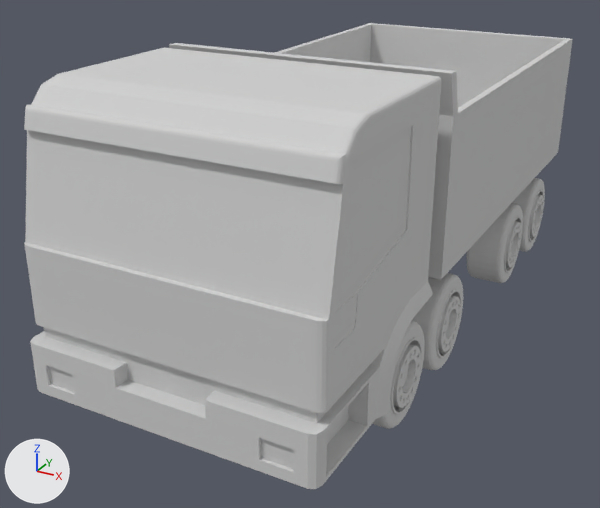
The Blender file blender/truck.blend: old version first, new version second.
The view is the same before and after, from a 50 mm camera at (2.31, -4.92, 2.53) aimed at (-0.23, -0.3, 0.23). Arrows for +X, +Y and +Z are at lower left; the lights stay in place.

The first picture shows 'frame:body', 'frame:body.001', 'nWheel:backLeft', 'nWheel:backLeft.001', 'sWheel:frontLeft', 'sWheel:frontLeft.001'.
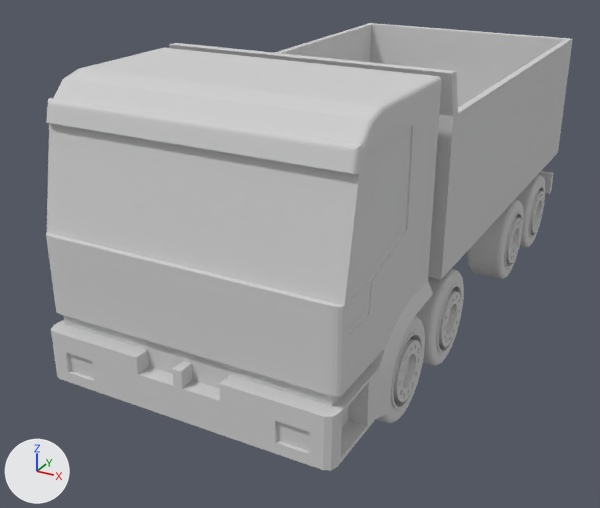
Boxes (x1, y1, x2, y2) around the edits, measured in the pictures (600 x 508 px):
'frame:body', reshaped
    before: (24, 48, 441, 489)
    after: (46, 48, 554, 471)
'sWheel:frontLeft.001', moved
    before: (412, 273, 463, 370)
    after: (415, 269, 464, 365)
'nWheel:backLeft', moved
    before: (467, 203, 523, 283)
    after: (467, 199, 523, 279)
'sWheel:frontLeft', moved
    before: (372, 321, 425, 429)
    after: (375, 316, 425, 423)
'nWheel:backLeft.001', moved
    before: (512, 178, 545, 251)
    after: (516, 174, 545, 247)

Patch to the scene script:
```diff
--- a/blender/truck.blend.py
+++ b/blender/truck.blend.py
@@ me_frame_body @@
 # used by ob_frame_body; location = (0.0, 0.0, 0.0); rotation_euler = (1.571, 0.0, 0.0), in degrees (90, 0, 0); scale = (0.891, 1.0, 1.0)
-me_frame_body.from_pydata(...)  # 333 vertices, 252 faces, 1 loose edge; spans x -1.04..1.05, y -0.02..1.66, z -2.03..2.18
+me_frame_body.from_pydata(...)  # 352 vertices, 274 faces, 1 loose edge; spans x -1.04..1.05, y -0.09..1.66, z -2.25..2.02
+# me_frame_body part 1
+# 12 vertices are removed from x -1.0..1.0, y -0.02..1.26, z -2.03..2.18
+# 15 faces are deleted
+# 84 vertices in x -1.0..1.0, y -0.02..1.65, z 1.73..2.18 move by (0.0, 0.0, -0.16)
+# 68 vertices in x -1.0..1.0, y -0.02..1.66, z 1.73..2.16 move by (0.0, 0.0, -0.15)
+# 3 vertices in x 0.32, y -0.02..0.29, z 2.18 move by (-0.02, 0.0, -0.16)
+# 3 vertices in x -0.31, y -0.02..0.29, z 2.18 move by (0.02, 0.0, -0.16)
+# 5 vertices move from x -0.53..0.53, y 0.18..0.42, z 1.22..2.18 to x -0.53..0.53, y 0.19..0.29, z 1.22..2.02
+# 18 vertices are added at x -1.0..0.53, y -0.09..0.29, z -2.25..1.93
+# 8 new vertices lie (0.55, 0.0, 0.0) away from vertices in x -1.0..0.46, y 0.09..0.26, z -2.25..-2.19
+# 5 new vertices lie (0.0, 0.0, 0.09) away from vertices in x -0.03..0.32, y 0.18..0.29, z 1.93..2.08
+# 37 new faces join them
 me_frame_body.materials.append(mat_car)
@@ ob_nwheel_backleft @@
 ob_nwheel_backleft = bpy.data.objects.new('nWheel:backLeft', me_swheel_frontleft_009)
-ob_nwheel_backleft.location = (0.888, 1.145, -0.005)
+ob_nwheel_backleft.location = (0.888, 1.145, 0.032)
 ob_nwheel_backleft.rotation_euler = (1.571, 0.0, 0.0)  # degrees (90, 0, 0)
@@ ob_nwheel_backleft_001 @@
 ob_nwheel_backleft_001 = bpy.data.objects.new('nWheel:backLeft.001', me_swheel_frontleft_008)
-ob_nwheel_backleft_001.location = (0.888, 1.858, -0.005)
+ob_nwheel_backleft_001.location = (0.888, 1.858, 0.032)
 ob_nwheel_backleft_001.rotation_euler = (1.571, 0.0, 0.0)  # degrees (90, 0, 0)
@@ ob_swheel_frontleft_001 @@
 ob_swheel_frontleft_001 = bpy.data.objects.new('sWheel:frontLeft.001', me_swheel_frontleft_005)
-ob_swheel_frontleft_001.location = (0.888, -0.334, -0.005)
+ob_swheel_frontleft_001.location = (0.888, -0.334, 0.032)
 ob_swheel_frontleft_001.rotation_euler = (1.571, 0.0, 0.0)  # degrees (90, 0, 0)
@@ ob_swheel_frontleft @@
 ob_swheel_frontleft = bpy.data.objects.new('sWheel:frontLeft', me_swheel_frontleft)
-ob_swheel_frontleft.location = (0.888, -1.047, -0.005)
+ob_swheel_frontleft.location = (0.888, -1.047, 0.032)
 ob_swheel_frontleft.rotation_euler = (1.571, 0.0, 0.0)  # degrees (90, 0, 0)
```
